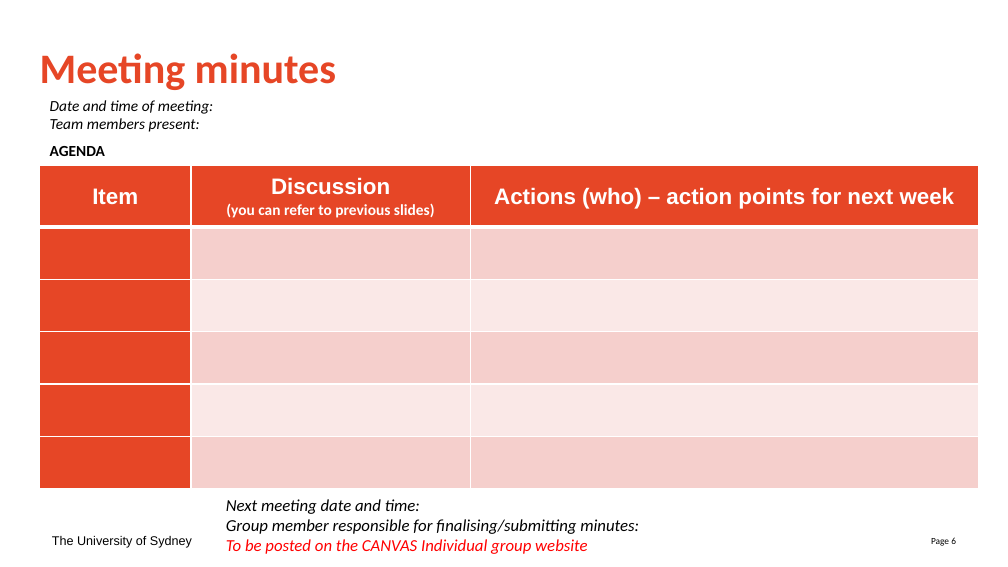
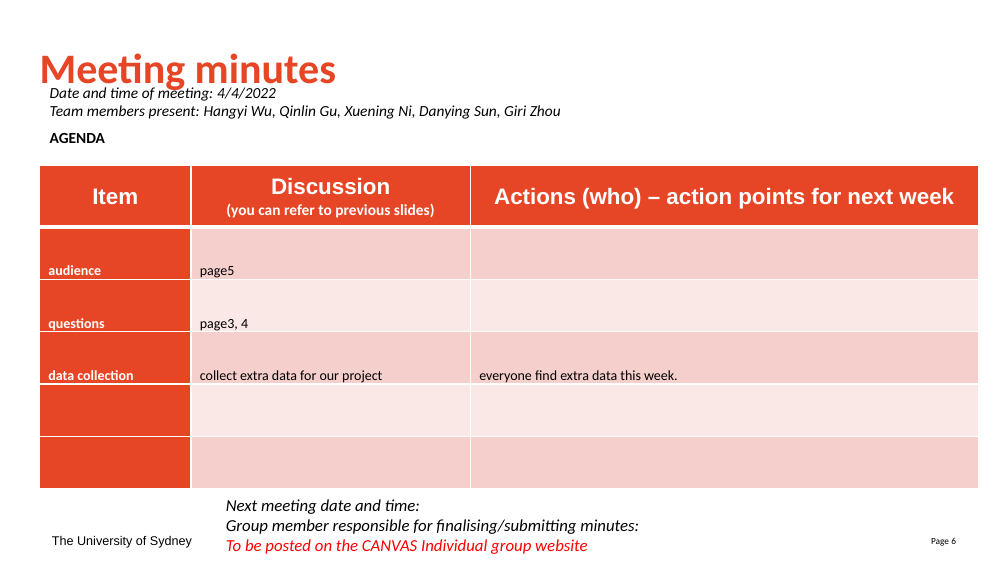
Before and after one commit to zephyralistair/Data3888-KidneyA1, a slide deck: slide 6 of Weekly Updates/Meeting minutes and Action slides template-1.pptx. Drawn at 1008x567 pixels with LibreOffice and Linux fonts; fonts in the diff are those of the drawing. Boxes give left, top, right and bottom in pixels: in the first picture for what was removed or moved away, otherwise in the second. Text is boxed around its words. In the diff, an @@ line names an element or a change of style, - is before the commit and + after.

```diff
--- a/Weekly Updates/Meeting minutes and Action slides template-1.pptx
+++ b/Weekly Updates/Meeting minutes and Action slides template-1.pptx
@@ text "Date and time of meeting: ...": place and size @@
-text "Date and time of meeting: ..." at [50,100,213,156]
+text "Date and time of meeting: ..." at [50,85,561,143]
@@ text at [50,85,561,119]: text changed @@
-Date and time of meeting:
-Team members present:
+Date and time of meeting: 4/4/2022
+Team members present: Hangyi Wu, Qinlin Gu, Xuening Ni, Danying Sun, Giri Zhou
@@ table at [39,165,978,489] @@
+row 2: audience | page5 | 
+row 3: questions | page3, 4 | 
+row 4: data collection | collect extra data for our project | everyone find extra data this week.
-row 4:  |  | 
-row 5:  |  | 
-row 6:  |  | 
```
Also in this commit, not shown: 4 other slides changed.
